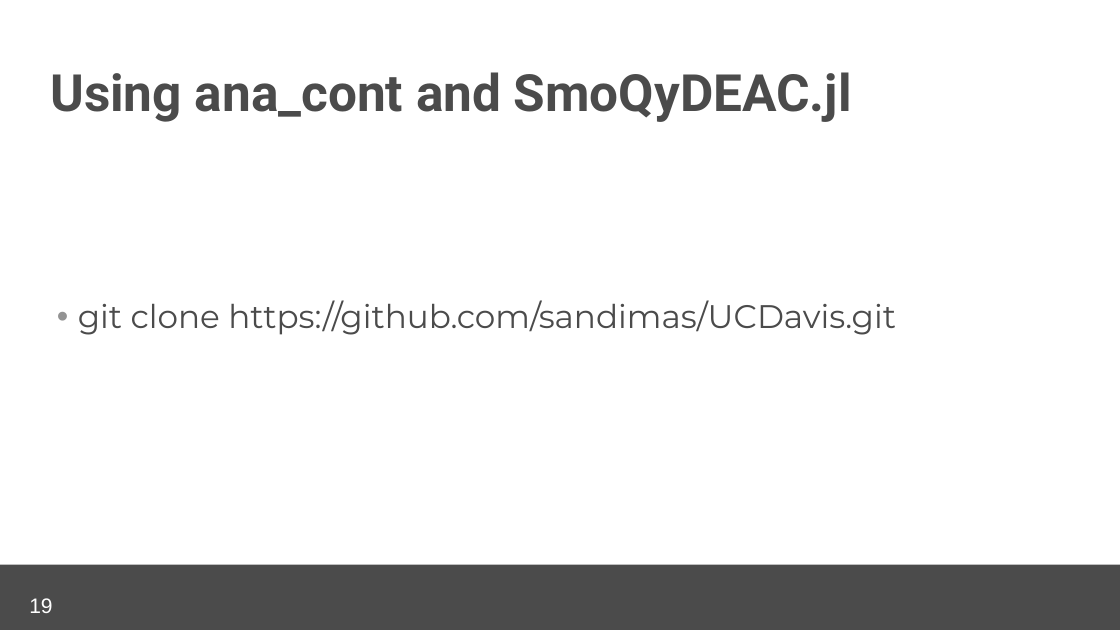
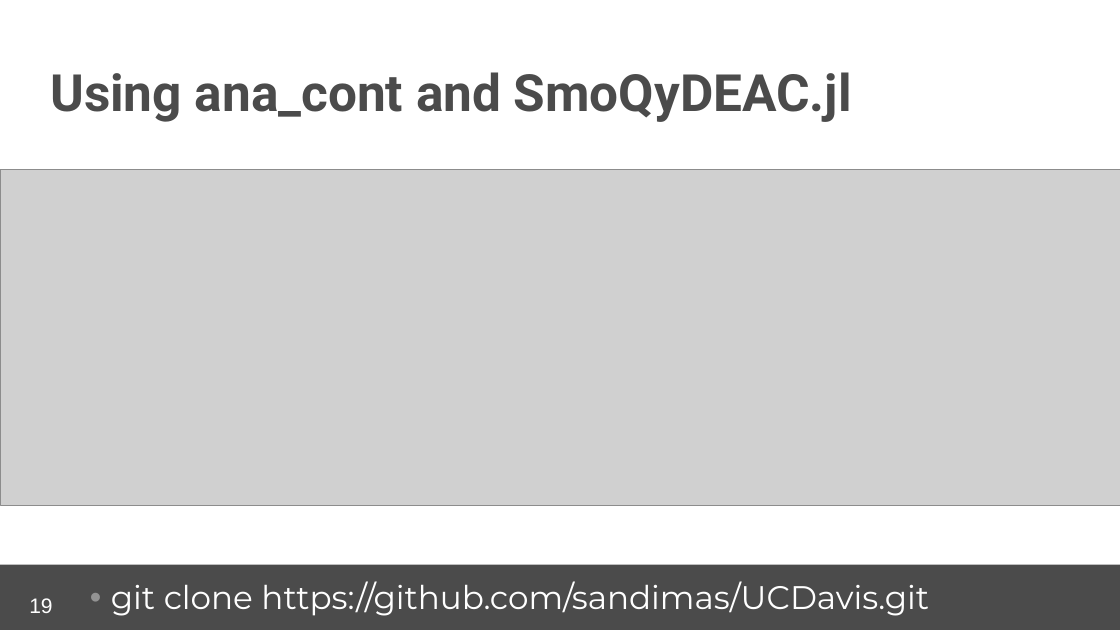
Before and after one commit to sandimas/UCDavis, a slide deck: slide 19 of slides/Davis_AC.odp. Drawn at 1120x630 pixels with LibreOffice and Linux fonts; fonts in the diff are those of the drawing; grey boxes stand for pictures; background and template pictures are left out. Boxes give left, top, right and bottom in pixels: in the first picture for what was removed or moved away, otherwise in the second. Text is boxed around its words. In the diff, an @@ line names an element or a change of style, - is before the commit and + after.

```diff
--- a/slides/Davis_AC.odp
+++ b/slides/Davis_AC.odp
@@ picture added at box(0, 169, 1120, 505) @@
@@ text "git clone https://github.com/sandimas/UCDavis.git": place and size @@
-text "git clone https://github.com/sandimas/UCDavis.git" at box(78, 300, 896, 335)
+text "git clone https://github.com/sandimas/UCDavis.git" at box(111, 581, 929, 616)
@@ text "git clone https://github.com/sandimas/UCDavis.git" at box(111, 581, 929, 616): text colour #4B4B4B to #FFFFFF @@
```
Also in this commit, not shown: 4 other files.
